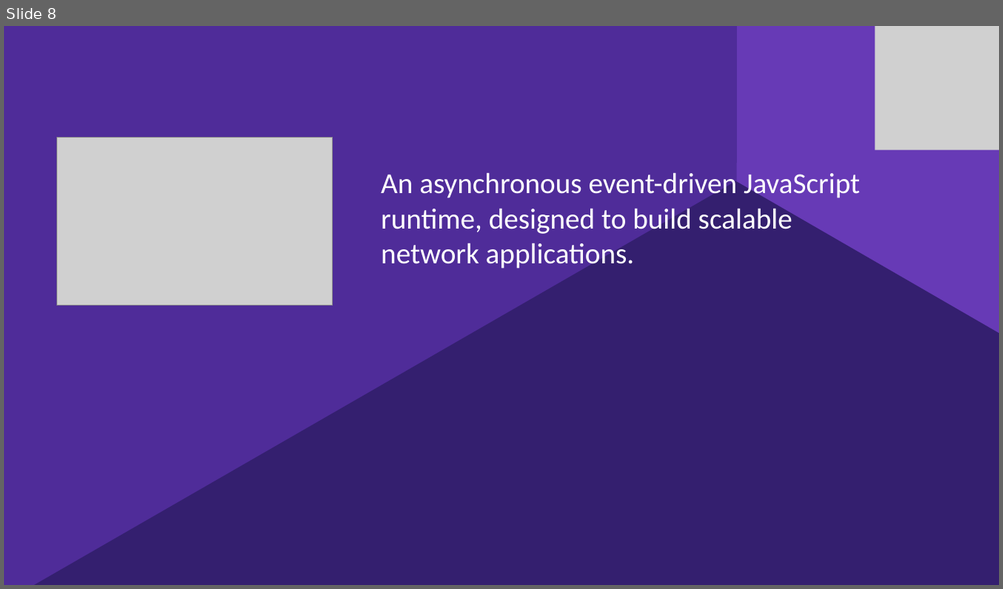
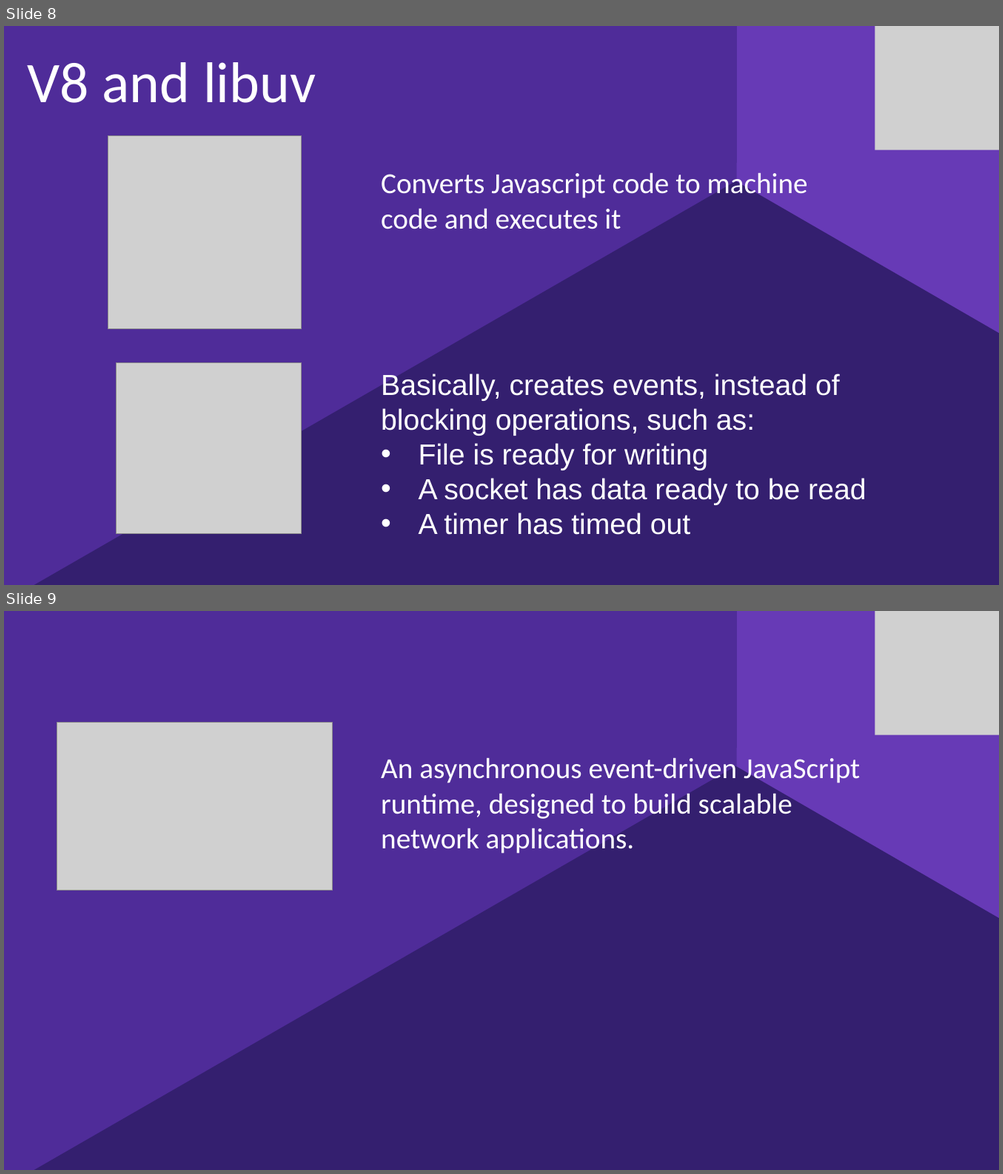
Before and after one commit to kjocevicius/nodejs-demo, a slide deck: nodejs.pptx. Shown one above the other, each under a label of ours: slide 8 before the commit, slides 8 and 9 after it. The pictures are 1003x589 and 1003x1174 pixels, drawn with LibreOffice and Linux fonts; fonts in the diff are those of the drawing; grey boxes stand for pictures. Boxes give left, top, right and bottom in pixels: in the first picture for what was removed or moved away, otherwise in the second. Text is boxed around its words. In the diff, an @@ line names an element or a change of style, - is before the commit and + after.

```diff
--- a/nodejs.pptx
+++ b/nodejs.pptx
@@ slide 8 added at <box>4,26,999,585</box>, background #FFFFFF; not listed: 3 template elements that a slide beside it also shows @@
@@ picture added at <box>875,26,999,150</box> @@
@@ text added at <box>28,62,316,103</box>, 55.5 pt, text #FFFFFF @@
+V8 and libuv
@@ picture added at <box>108,136,301,329</box> @@
@@ text added at <box>381,173,808,230</box>, 28 pt, text #FFFFFF @@
+Converts Javascript code to machine code and executes it
@@ picture added at <box>116,363,301,535</box> @@
@@ text added at <box>381,372,865,535</box>, 28 pt, text #FFFFFF @@
+Basically, creates events, instead of blocking operations, such as:
+• File is ready for writing
+• A socket has data ready to be read
+• A timer has timed out
@@ what was slide 8 is now slide 9 @@
```
Also in this commit, not shown: 14 slides changed.
